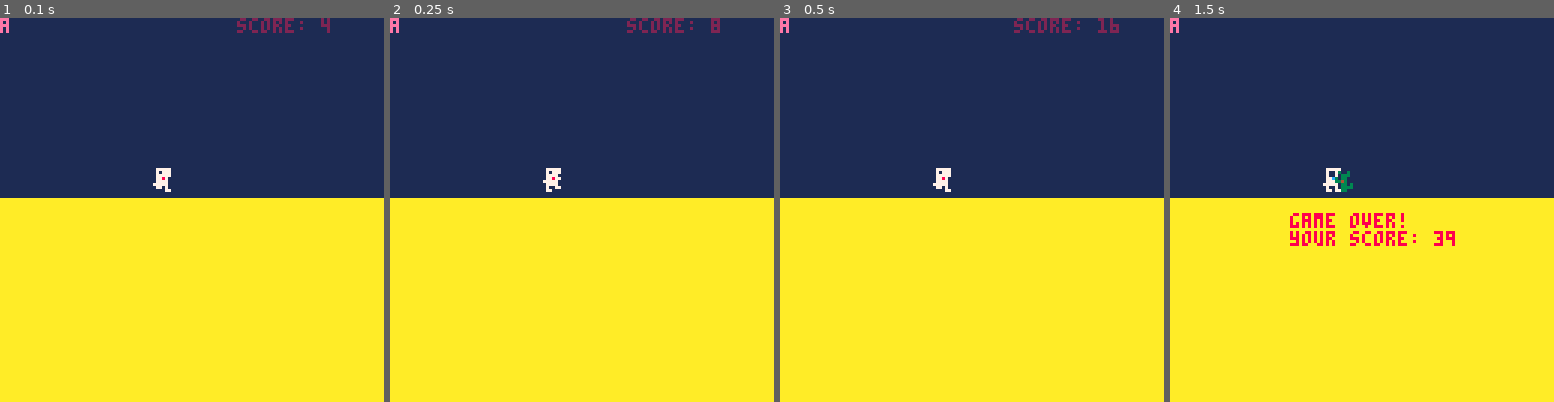
Above: before the commit, frames 1-4 (left to right).
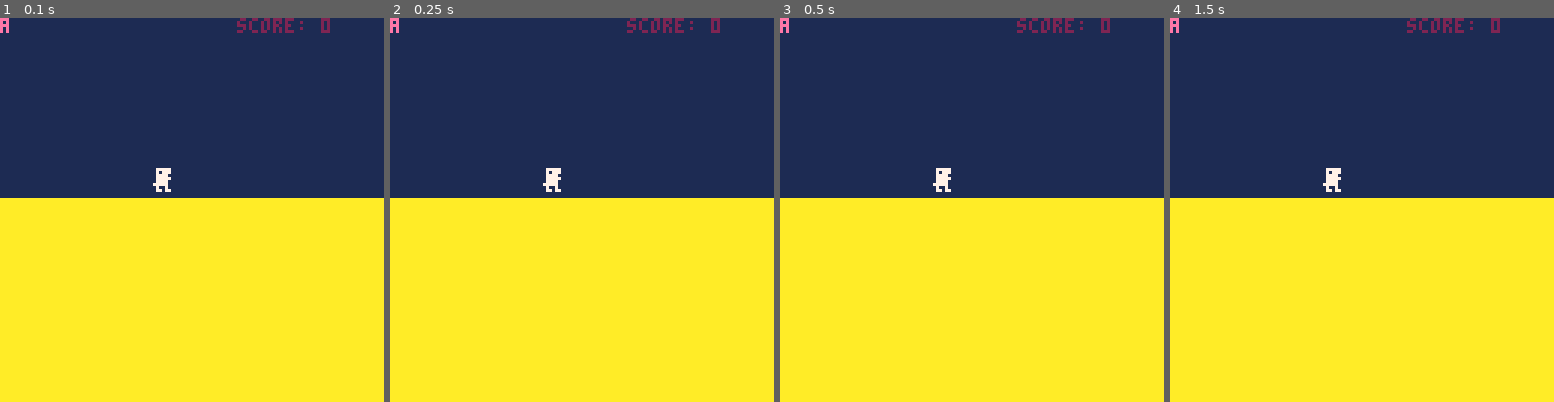
Above: after the commit, the same moments.

Repository: Andrew-College/Andrew-College.github.io
Game: PICO-8 cartridge resources/pico_8_carts/OfflineDino.p8
The game is run twice, just before and just after one commit, with the same random seed, the same clock (stepped at 60 frames per second) and the same inputs.
Inputs:
- Up to frame 1 (0.1 s): no input
- Up to frame 2 (0.25 s): no input
- Up to frame 3 (0.5 s): no input
- Up to frame 4 (1.5 s): no input

The runs differ from the first frame. In frame 1, less than 0.1% of the frame differs, in the area x 40-86%, y 0-46%; in frame 2, less than 0.1%; in frame 3, 0.5%; in frame 4, 1.7%, in the area x 31-86%, y 0-60%.

Commit message:
Started Lesson 2, updated th p8 files

Diff:
--- a/resources/pico_8_carts/OfflineDino.p8
+++ b/resources/pico_8_carts/OfflineDino.p8
@@ -195,49 +195,6 @@
   environment.spawn.obstacles[obstacle.birthtime] = obstacle
 end
 
-
------ main methods
-function _update()
-
- if environment.playing then
-  -- time moves on
-  environment.time += 1
-
-  -- update the obstacles positions/ status
-  moveobstacles()
-
-  -- update the players position/ status
-  moveplayer()
-
-  if btn(1) then
-
-   if dinosaur.jumping == false then
-
-     --environment.debug = "jump"
-
-     jump()
-
-   end
-
-  end
-
-  -- try to spawn an obstacle
-  if canspawn() then
-
-   -- spawn an obstacle
-   spawn()
-
-  end
-
- else
-
- -- you just hit an obstacle, you moose
-  dinosaur.die()
-
- end
-
-end
-
 function _draw()
   cls()
 
--- a/resources/pico_8_carts/menu_example.p8
+++ b/resources/pico_8_carts/menu_example.p8
@@ -2,13 +2,14 @@
 version 8
 __lua__
 
-
 game = {}
-back_game = {}
 
 game_menu = {
+  -- Colour for selected menu item
   selected = 1,
+  -- Colour for unselected menu item
   not_selected = 9,
+  -- three menu items
   menu_items = {
     start = {"test", false, 0, 0, 25, 13, nil},
     first = {"this", false, 0, 15, 25, 28, nil},
@@ -17,22 +18,21 @@
   mouse = { 0, 0, 0 }
 }
 
+-- when game_menu is the current logic in-use, this will be the update function
 game_menu.update = function()
   game.mouse = { stat(32), stat(33), stat(34) }
-
   for idx, elem in pairs(game_menu.menu_items) do
     elem[2] =
       between(game.mouse[1], elem[3] + 50, elem[5] + 50) and
       between(game.mouse[2], elem[4] + 30, elem[6] + 30)
-
     if elem[2] and game.mouse[3] == 1 then
       game = elem[7]
       return
     end
-
-  end
-end
-
+  end
+end
+
+-- when game_menu is the current logic in-use, this will be the draw function
 game_menu.draw = function()
   local offsetx = 50
   local offsety = 30
@@ -49,13 +49,15 @@
   end
 end
 
+-- Render the cursor (Sprite 0)
 game_menu.draw_mouse_if_exists = function()
   if game.mouse then
-    //print("meme", game.mouse[1], game.mouse[2])
     spr(0, game.mouse[1], game.mouse[2])
   end
 end
 
+-- Only implement a draw method
+-- These elements do not need update logic
 game_start = {}
 
 game_start.draw = function()
@@ -78,6 +80,11 @@
 
 end
 
+--[[
+  On initialisation, set game_menu as the current menu,
+  populate the logic of the menu_items,
+  listen for mouse input (the 'poke' thing)
+]]--
 function _init()
   poke(0x5f2d, 1)
   game = game_menu
Not shown, added: images/load_and_run_menu_example.gif
Not shown, changed: js/lessons.js
Not shown, changed: lesson-1.html
Not shown, added: lesson-2.html
Not shown, changed: lessons.html
